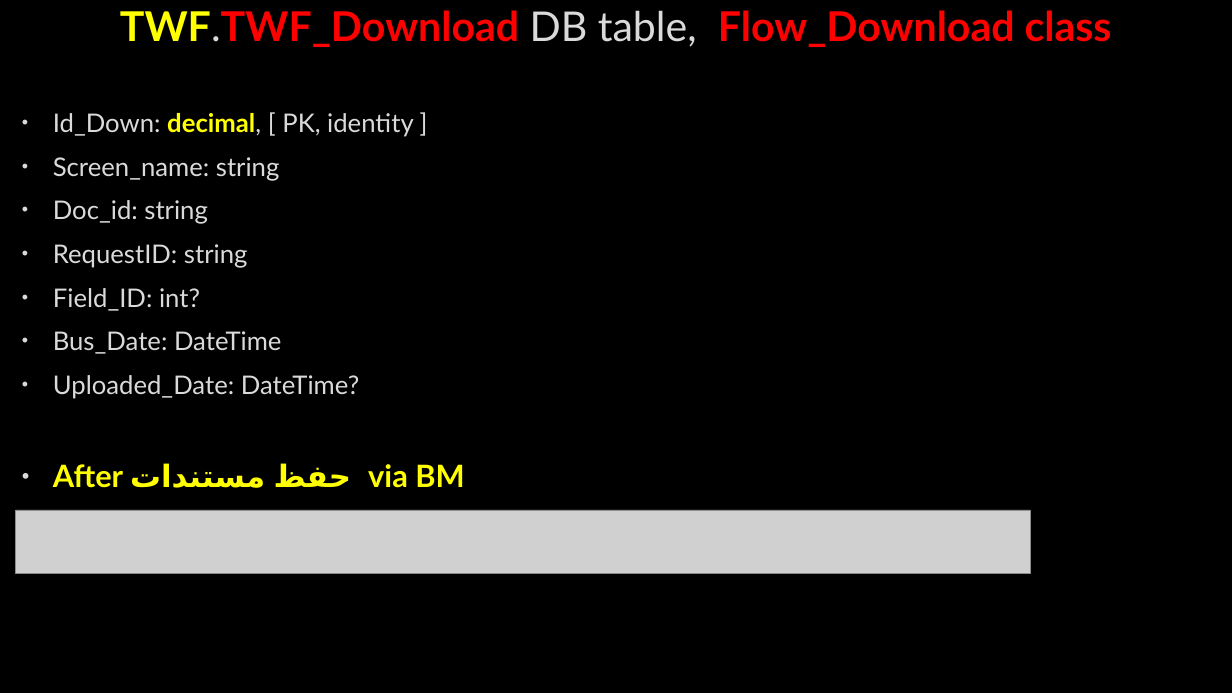
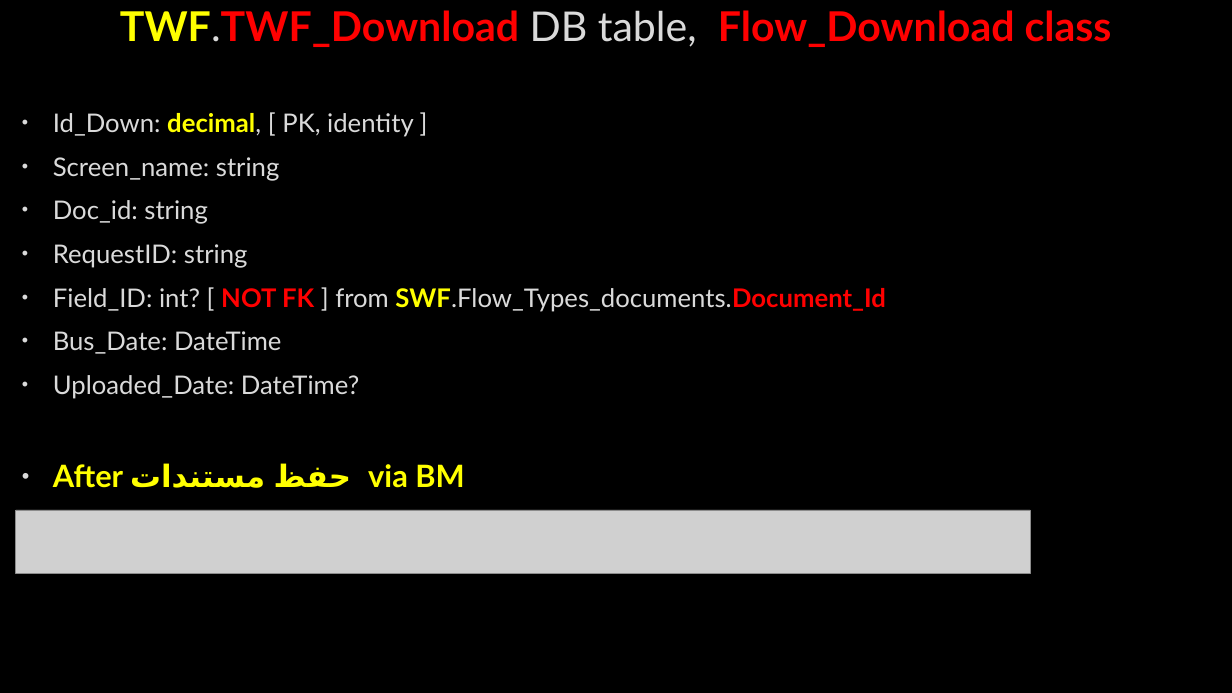
Before and after one commit to AhmedMohamedSamir1/Summary, a slide deck: slide 110 of Dot Net/Business.pptx. Drawn at 1232x693 pixels with LibreOffice and Linux fonts; fonts in the diff are those of the drawing; grey boxes stand for pictures; background and template pictures are left out. Boxes give left, top, right and bottom in pixels: in the first picture for what was removed or moved away, otherwise in the second. Text is boxed around its words. In the diff, an @@ line names an element or a change of style, - is before the commit and + after.

```diff
--- a/Dot Net/Business.pptx
+++ b/Dot Net/Business.pptx
@@ text at [53,288,885,312]: text changed @@
-• Field_ID: int?
+• Field_ID: int? [ NOT FK ] from SWF.Flow_Types_documents.Document_Id
```
Also in this commit, not shown: 11 other slides changed, 23 slides added, 3 slides removed, 1 other file.
